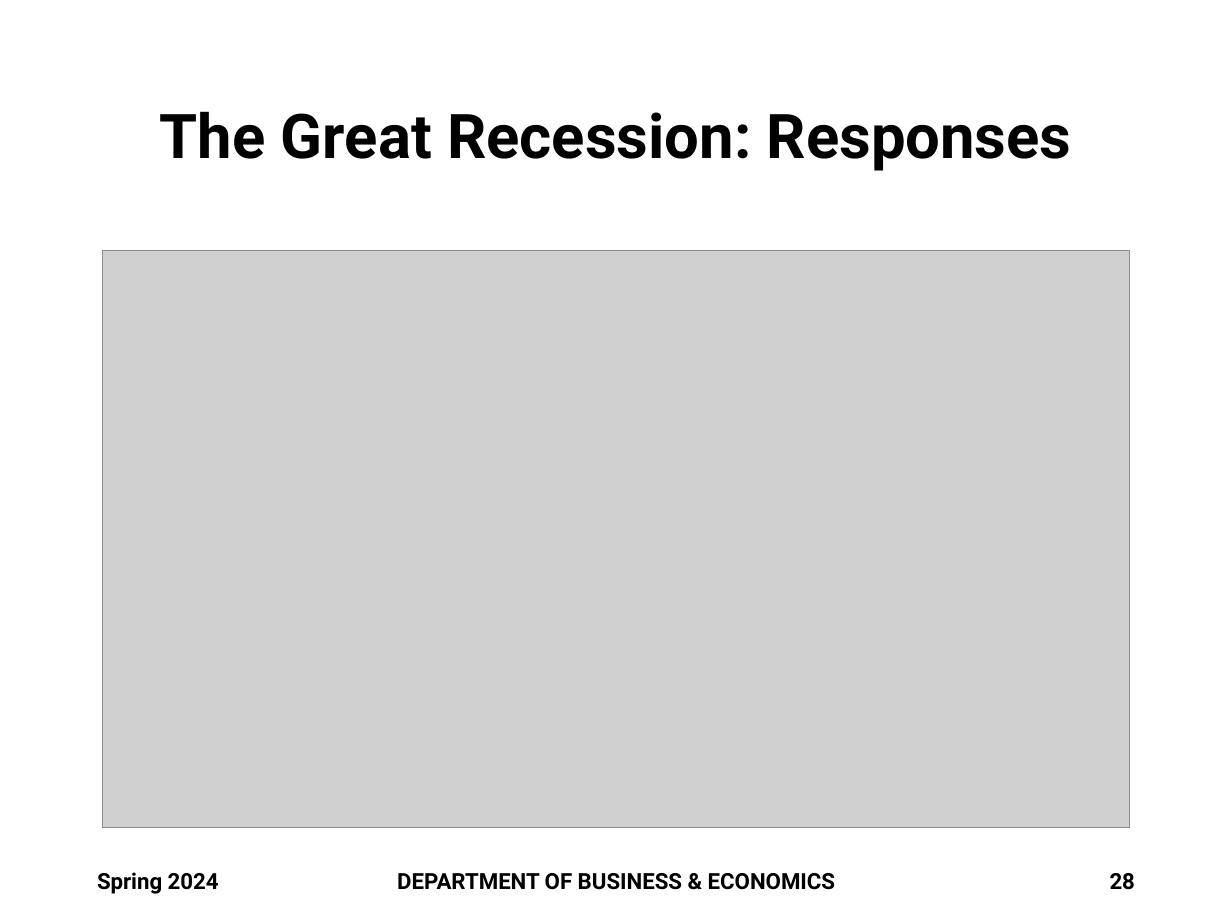
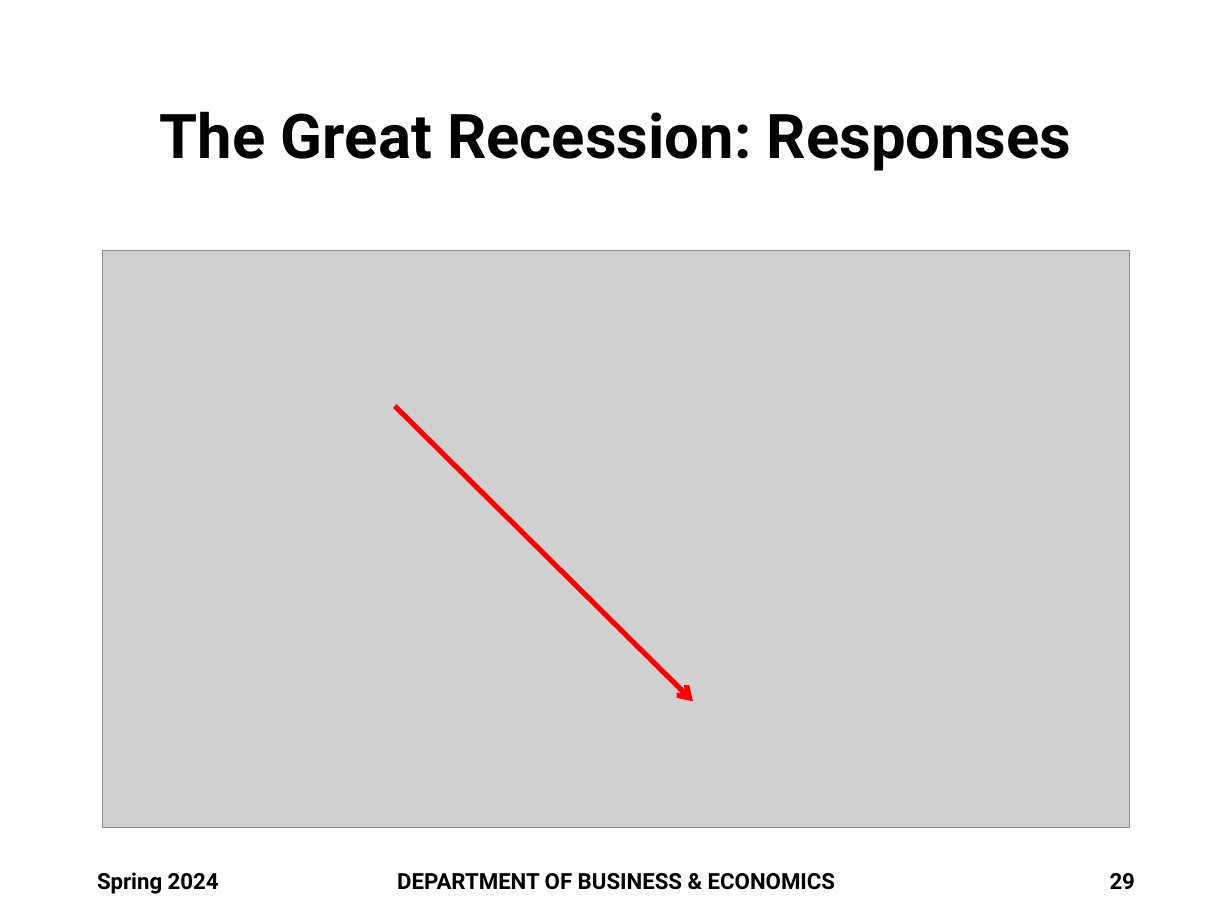
Before and after one commit to brianhwpark/brianhwpark.github.io, a slide deck: slide 29 of files/teaching-resources/monmouthcollege-econ-301/econ-301-s2024/econ-301-s2024-lecture-note/ECON301-S2024-LEC06.pptx (slide 28 before the commit). Drawn at 1232x924 pixels with LibreOffice and Linux fonts; fonts in the diff are those of the drawing; grey boxes stand for pictures; background and template pictures are left out. Boxes give left, top, right and bottom in pixels: in the first picture for what was removed or moved away, otherwise in the second. Text is boxed around its words. In the diff, an @@ line names an element or a change of style, - is before the commit and + after.

```diff
--- a/files/teaching-resources/monmouthcollege-econ-301/econ-301-s2024/econ-301-s2024-lecture-note/ECON301-S2024-LEC06.pptx
+++ b/files/teaching-resources/monmouthcollege-econ-301/econ-301-s2024/econ-301-s2024-lecture-note/ECON301-S2024-LEC06.pptx
@@ arrow added from (394, 407) to (692, 701), #FF0000 3 pt @@
@@ page number at (1110, 873, 1135, 889): text changed @@
-28
+29
```
Also in this commit, not shown: 5 other slides changed, 1 slide added, 5 other files.
